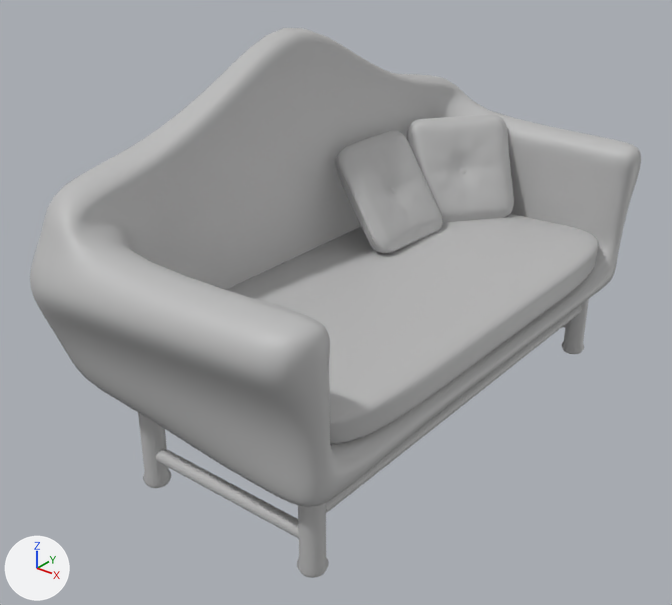
Before and after pictures for a commit that changed the FBX model Assets/Models/couch.fbx.
Before and after are seen from a 50 mm camera at (1.637, -2.046, 1.77) aimed at (0.036, -0.045, 0.529). Every picture has the same lights, and +X, +Y and +Z are marked at lower left. Where no turn or scale is listed for an object, it has been applied to the vertices.

The scene before the commit, as lines of its bpy script (objects in view):
```python
me_mesh = bpy.data.meshes.new('Mesh')
me_mesh.from_pydata(...)  # 3458 vertices, 3456 faces; spans x -0.38..0.38, y -0.78..0.78, z -0.06..0.06
me_mesh.materials.append(mat_lambert1)  # grey #bcbcbc
me_mesh_001 = bpy.data.meshes.new('Mesh.001')
me_mesh_001.from_pydata(...)  # 4562 vertices, 4560 faces; spans x -0.08..0.83, y -0.99..0.99, z -0.36..0.56
me_mesh_001.materials.append(mat_lambert1)  # grey #bcbcbc
me_mesh_002 = bpy.data.meshes.new('Mesh.002')
me_mesh_002.from_pydata(...)  # 508 vertices, 490 faces; spans x -0.33..0.33, y -0.78..0.78, z -0.14..0.14
me_mesh_002.materials.append(mat_lambert1)  # grey #bcbcbc
me_mesh_003 = bpy.data.meshes.new('Mesh.003')
me_mesh_003.from_pydata(...)  # 10724 vertices, 10720 faces; spans x -0.17..0.17, y -0.185..0.186, z -0.169..0.178
me_mesh_003.materials.append(mat_lambert1)  # grey #bcbcbc
me_mesh_004 = bpy.data.meshes.new('Mesh.004')
me_mesh_004.from_pydata(...)  # 10724 vertices, 10720 faces; spans x -0.119..0.118, y -0.191..0.192, z -0.161..0.166
me_mesh_004.materials.append(mat_lambert1)  # grey #bcbcbc
ob_base = bpy.data.objects.new('base', me_mesh_001)
ob_base.location = (-0.285, 0.106, 0.73)
ob_cushion = bpy.data.objects.new('cushion', me_mesh)
ob_cushion.location = (0.158, 0.106, 0.536)
ob_left_pillow = bpy.data.objects.new('left_pillow', me_mesh_004)
ob_left_pillow.location = (-0.073, 0.375, 0.748)
ob_legs = bpy.data.objects.new('legs', me_mesh_002)
ob_legs.location = (0.147, 0.096, 0.266)
ob_right_pillow = bpy.data.objects.new('right_pillow', me_mesh_003)
ob_right_pillow.location = (-0.009, 0.719, 0.748)
```
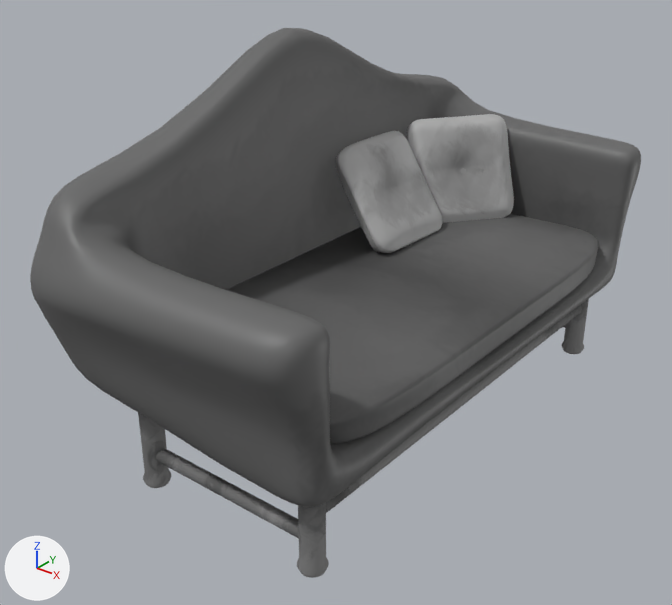
The edits, one by one:
Picture 'couchPillows_Mat_Base_Color.png' (img_couchpillows_mat_base_color_png) is new.
Picture 'Couch_Mat_Base_Color.png' (img_couch_mat_base_color_png) is new.
Picture 'couchLegs_Mat_Base_Color.png' (img_couchlegs_mat_base_color_png) is new.
Material 'couchPillows_Mat' (mat_couchpillows_mat) is new.
Its texture is img_couchpillows_mat_base_color_png.
Material 'Couch_Mat' (mat_couch_mat) is new.
Its texture is img_couch_mat_base_color_png.
Material 'couchLegs_Mat' (mat_couchlegs_mat) is new.
Its texture is img_couchlegs_mat_base_color_png.
Its roughness is 0.749.
me_mesh_003 is used by ob_right_pillow; location (-0.009, 0.719, 0.748).
me_mesh_003 had 10724 vertices, 10720 faces and spanned x -0.17..0.17, y -0.185..0.186, z -0.169..0.178.
me_mesh_003 no longer uses material mat_lambert1 (grey #bcbcbc).
me_mesh_003 now has 2425 vertices, 2432 faces and spans x -0.17..0.17, y -0.185..0.186, z -0.169..0.178.
me_mesh_003 part 7: 9 vertices moved within x 0.013..0.024, y -0.017..0.002, z -0.002..0.013; 8299 vertices removed from x -0.168..0.17, y -0.185..0.186, z -0.169..0.178.
me_mesh_003 part 8: 291 kept faces spanning x -0.17..0.165, y -0.184..0.186, z -0.169..0.176 get new texture (UV) coordinates.
me_mesh_003 now uses material mat_couchpillows_mat (picture img_couchpillows_mat_base_color_png).
me_mesh_002 has 508 vertices, 490 faces and spans x -0.33..0.33, y -0.78..0.78, z -0.14..0.14.
me_mesh_002 no longer uses material mat_lambert1 (grey #bcbcbc).
me_mesh_002 now uses material mat_couchlegs_mat (picture img_couchlegs_mat_base_color_png).
me_mesh_001 is used by ob_base; location (-0.285, 0.106, 0.73).
me_mesh_001 had 4562 vertices, 4560 faces and spanned x -0.08..0.83, y -0.99..0.99, z -0.36..0.56.
me_mesh_001 now has 2252 vertices, 2252 faces and spans x -0.08..0.83, y -0.99..0.99, z -0.36..0.56.
me_mesh_001 part 3: 55 vertices moved within x -0.08..0.09, y -0.88..0.88, z -0.35..0.56; 2310 vertices removed from x -0.08..0.82, y -0.99..0.99, z -0.36..0.56.
me_mesh_001 part 4: 984 faces spanning x -0.08..0.83, y -0.98..0.98, z -0.36..0.54 switch from mat_lambert1 (grey #bcbcbc) to mat_couch_mat (picture img_couch_mat_base_color_png).
me_mesh is used by ob_cushion; location (0.158, 0.106, 0.536).
me_mesh had 3458 vertices, 3456 faces and spanned x -0.38..0.38, y -0.78..0.78, z -0.06..0.06.
me_mesh now has 726 vertices, 724 faces and spans x -0.38..0.38, y -0.78..0.78, z -0.06..0.06.
me_mesh part 5: 28 vertices moved within x -0.38..0.38, y -0.77..0.75, z -0.04..0.04; 2732 vertices removed from x -0.38..0.38, y -0.78..0.78, z -0.06..0.06.
me_mesh part 6: 110 faces spanning x -0.37..0.37, y -0.77..0.77, z -0.06..0.06 switch from mat_lambert1 (grey #bcbcbc) to mat_couch_mat (picture img_couch_mat_base_color_png).
me_mesh_004 is used by ob_left_pillow; location (-0.073, 0.375, 0.748).
me_mesh_004 had 10724 vertices, 10720 faces and spanned x -0.119..0.118, y -0.191..0.192, z -0.161..0.166.
me_mesh_004 no longer uses material mat_lambert1 (grey #bcbcbc).
me_mesh_004 now has 2446 vertices, 2444 faces and spans x -0.119..0.118, y -0.191..0.192, z -0.161..0.166.
me_mesh_004 part 1: 1 vertex moved within x 0.024, y -0.01, z 0.001; 8278 vertices removed from x -0.119..0.118, y -0.191..0.192, z -0.161..0.166.
me_mesh_004 part 2: 705 kept faces spanning x -0.119..0.118, y -0.189..0.192, z -0.159..0.166 get new texture (UV) coordinates.
me_mesh_004 now uses material mat_couchpillows_mat (picture img_couchpillows_mat_base_color_png).

What differs and where, as boxes (x1, y1, x2, y2) in the pictures (672 x 605 px):
'cushion', reshaped: before (227, 213, 599, 444); after (227, 213, 598, 444)
'legs', recoloured: (138, 299, 589, 578) in both
part 1 of me_mesh_004, cut back: before (335, 131, 442, 253)
part 2 of me_mesh_004, surface changed: (337, 133, 442, 250) in both
part 3 of me_mesh_001, cut back: before (30, 28, 637, 495); after (47, 28, 466, 232)
part 4 of me_mesh_001, recoloured: (30, 37, 641, 508) in both
part 5 of me_mesh, cut back: before (227, 213, 599, 444); after (330, 257, 594, 442)
part 6 of me_mesh, recoloured: (330, 234, 597, 444) in both
part 7 of me_mesh_003, cut back: before (407, 114, 514, 223); after (461, 168, 465, 174)
part 8 of me_mesh_003, surface changed: (415, 119, 509, 216) in both
